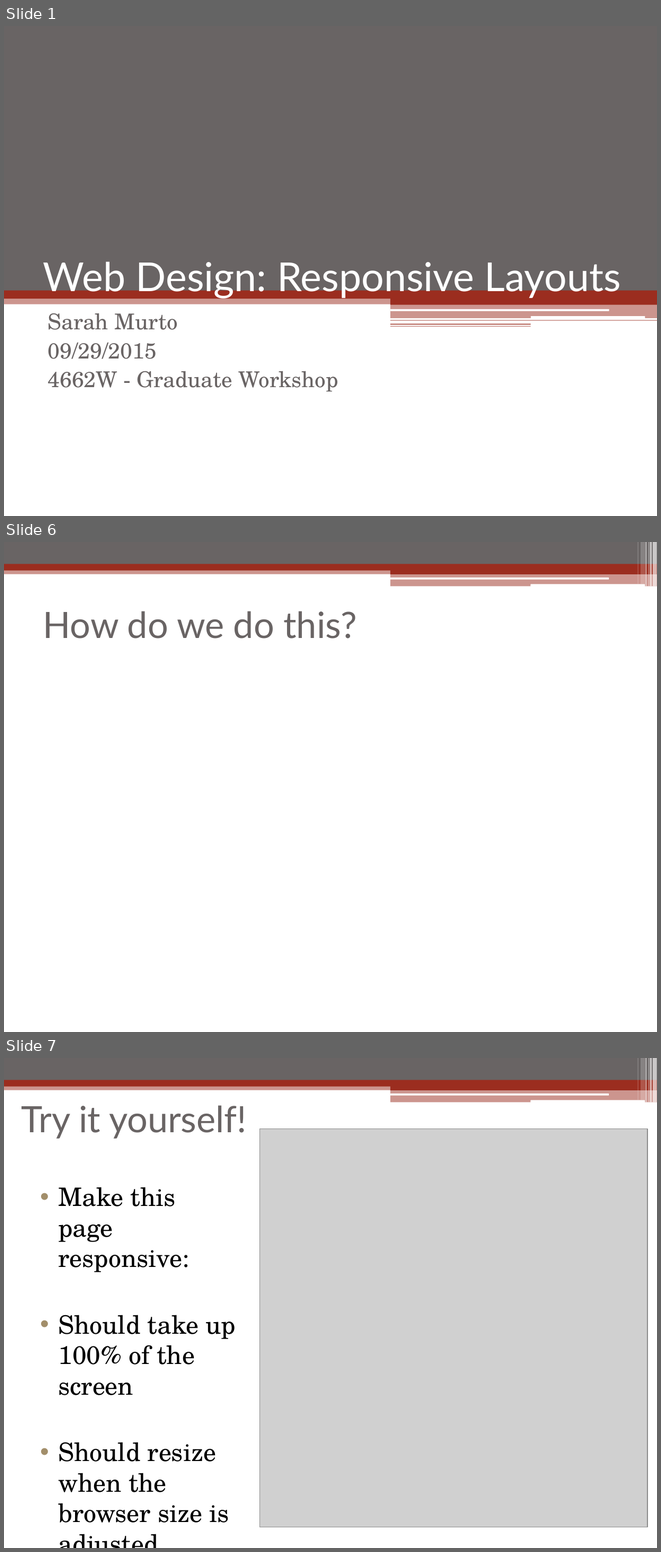
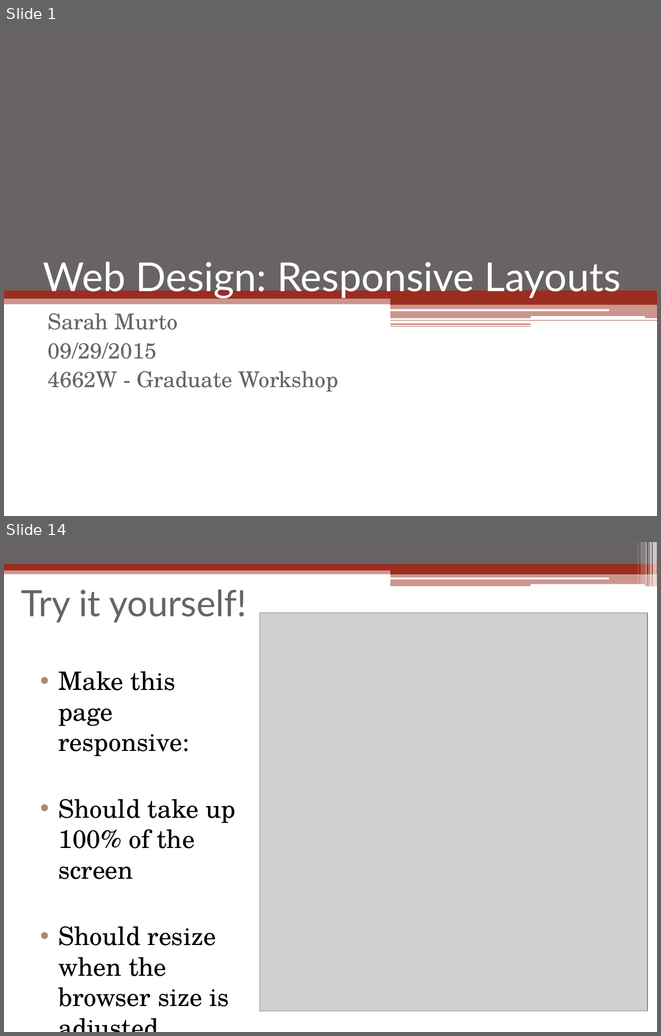
Before and after one commit to linuxbo/WriteDigTech, a slide deck: Workshop/Workshop_Sarah_Murto.pptx. Shown one above the other, each under a label of ours: slides 1, 6 and 7 before the commit, slides 1 and 14 after it; the slides between them are not shown. The pictures are 661x1552 and 661x1036 pixels, drawn with LibreOffice and Linux fonts; fonts in the diff are those of the drawing; grey boxes stand for pictures. Boxes give left, top, right and bottom in pixels: in the first picture for what was removed or moved away, otherwise in the second. Text is boxed around its words. In the diff, an @@ line names an element or a change of style, - is before the commit and + after.

```diff
--- a/Workshop/Workshop_Sarah_Murto.pptx
+++ b/Workshop/Workshop_Sarah_Murto.pptx
@@ slide 6 removed at <box>4,542,657,1032</box>, background #FFFFFF; not listed: 13 template elements that a slide beside it also shows @@
@@ title removed at <box>43,611,357,638</box> @@
-How do we do this?
@@ what was slide 7 is now slide 14 @@
```
Also in this commit, not shown: 5 slides changed, 11 slides added, 4 other slides removed, 1 other file.
